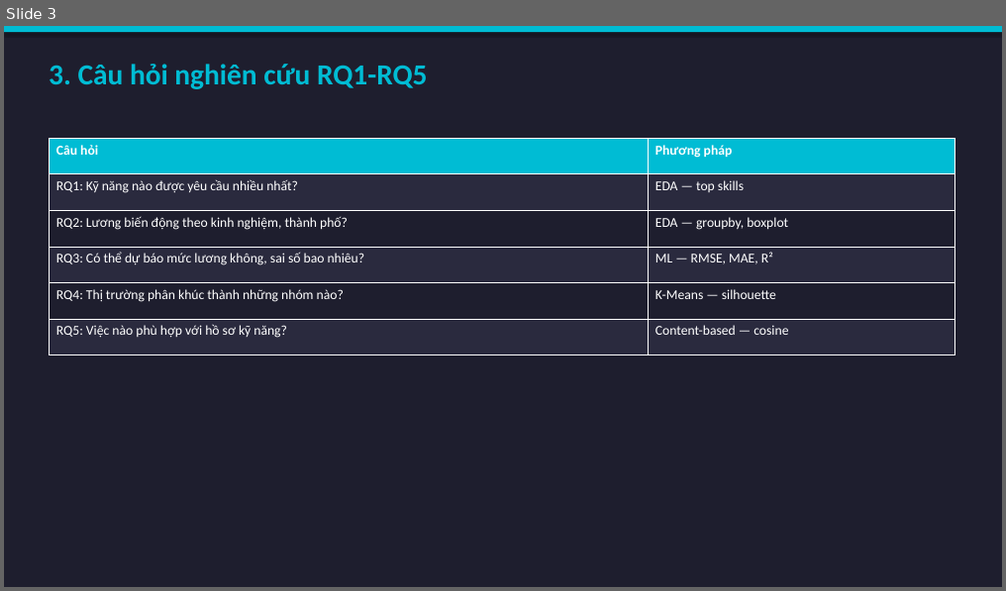
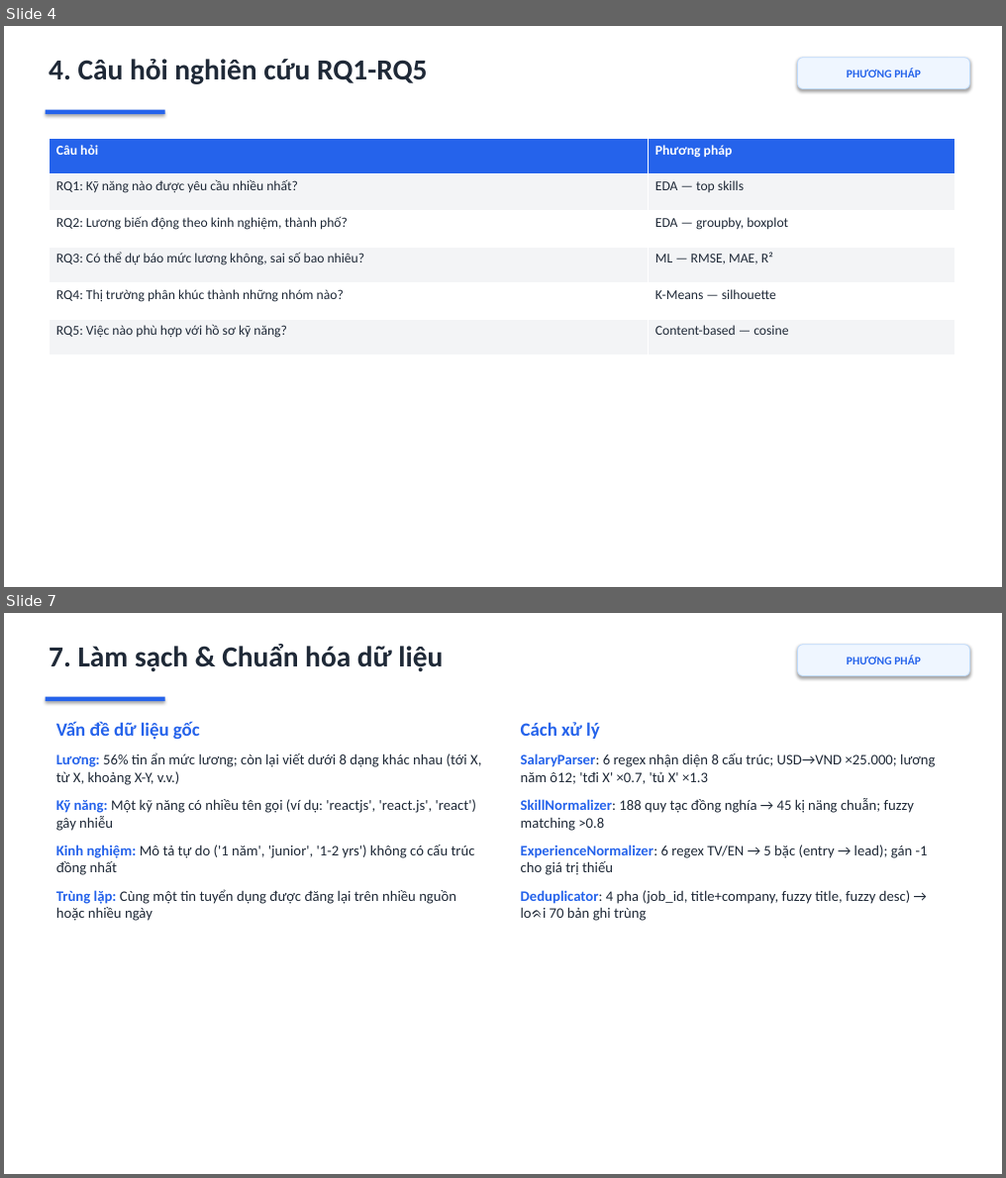
Before and after one commit to ThuyLoiLerning/KhoaHocDuLieu, a slide deck: reports/slides/TrinhBay_ChuyenDe4.pptx. Shown one above the other, each under a label of ours: slide 3 before the commit, slides 4 and 7 after it; the slides between them are not shown. The pictures are 1006x591 and 1006x1178 pixels, drawn with LibreOffice and Linux fonts; fonts in the diff are those of the drawing. Boxes give left, top, right and bottom in pixels: in the first picture for what was removed or moved away, otherwise in the second. Text is boxed around its words. In the diff, an @@ line names an element or a change of style, - is before the commit and + after.

```diff
--- a/reports/slides/TrinhBay_ChuyenDe4.pptx
+++ b/reports/slides/TrinhBay_ChuyenDe4.pptx
@@ slide 7 added at (4,613,1002,1174), background #FFFFFF @@
@@ text added at (49,644,443,672), 28 pt, text #1F2937, bold @@
+7. Làm sạch & Chuẩn hóa dữ liệu
@@ rounded rectangle added at (798,645,969,676), fill #EFF6FF, outline #BFDBFE 0.75 pt, 11 pt, text #2563EB, bold @@
+PHƯƠNG PHÁP
@@ rectangle added at (46,697,165,701), fill #2563EB @@
@@ text added at (56,721,481,921), 14 pt, text #1F2937 @@
+Vấn đề dữ liệu gốc
+Lương: 56% tin ẩn mức lương; còn lại viết dưới 8 dạng khác nhau (tới X, từ X, khoảng X-Y, v.v.)
+Kỹ năng: Một kỹ năng có nhiều tên gọi (ví dụ: 'reactjs', 'react.js', 'react') gây nhiễu
+Kinh nghiệm: Mô tả tự do ('1 năm', 'junior', '1-2 yrs') không có cấu trúc đồng nhất
+Trùng lặp: Cùng một tin tuyển dụng được đăng lại trên nhiều nguồn hoặc nhiều ngày
@@ text added at (521,722,935,921), 14 pt, text #1F2937 @@
+Cách xử lý
+SalaryParser: 6 regex nhận diện 8 cấu trúc; USD→VND ×25.000; lương năm ô12; 'tđi X' ×0.7, 'tủ X' ×1.3
+SkillNormalizer: 188 quy tạc đồng nghía → 45 kị näng chuẫn; fuzzy matching >0.8
+ExperienceNormalizer: 6 regex TV/EN → 5 bặc (entry → lead); gán -1 cho giá trị thiếu
+Deduplicator: 4 pha (job_id, title+company, fuzzy title, fuzzy desc) → loᨑi 70 bản ghi trùng
@@ what was slide 3 is now slide 4 @@
@@ slide 4 changed as well @@
@@ background #1E1E2E to #FFFFFF @@
@@ rectangle removed at (4,26,1002,32) @@
@@ text at (49,59,428,84): text changed; text colour #00BCD4 to #1F2937 @@
-3. Câu hỏi nghiên cứu RQ1-RQ5
+4. Câu hỏi nghiên cứu RQ1-RQ5
@@ rounded rectangle added at (798,58,969,89), fill #EFF6FF, outline #BFDBFE 0.75 pt, 11 pt, text #2563EB, bold @@
+PHƯƠNG PHÁP
@@ rectangle added at (46,110,165,114), fill #2563EB @@
@@ table at (49,138,954,356) @@
@@ fill #00BCD4 to #2563EB in row 1 @@
@@ fill #2A2A3E to #F3F4F6 in 6 cells @@
@@ fill #1E1E2E to #FFFFFF in 4 cells @@
@@ text colour #FFFFFF to #1F2937 @@
```
Also in this commit, not shown: 14 other slides changed, 7 other slides added, 5 slides removed, 10 other files.
